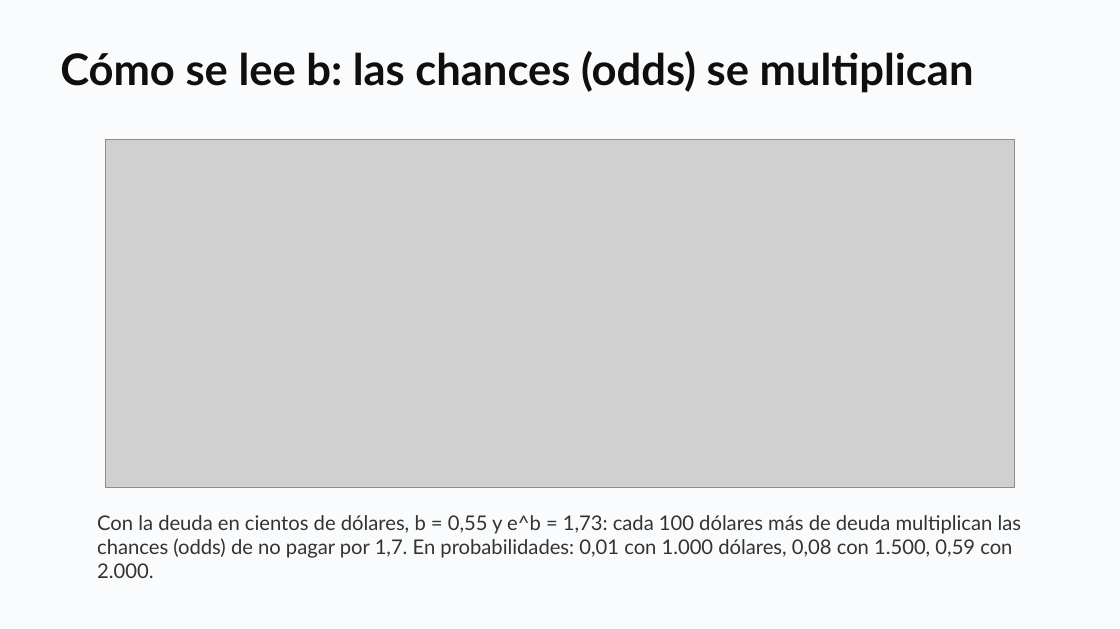
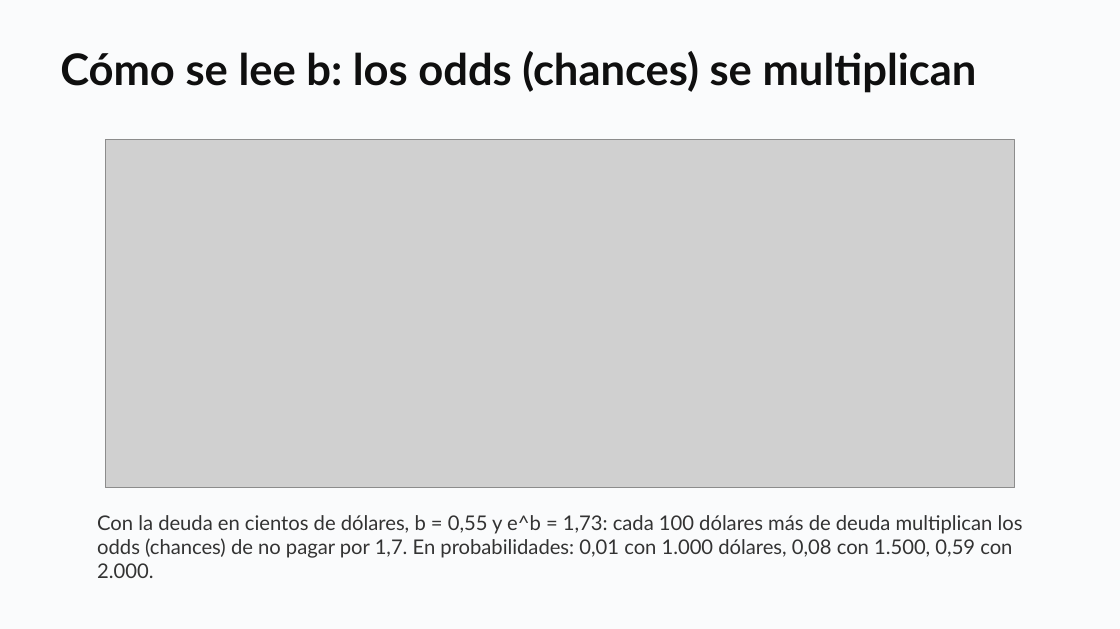
Before and after one commit to daniopitz/diplomado-cdd, a slide deck: slide 18 of presentaciones/clase06_regresion_logistica.pptx. Drawn at 1120x629 pixels with LibreOffice and Linux fonts; fonts in the diff are those of the drawing; grey boxes stand for pictures. Boxes give left, top, right and bottom in pixels: in the first picture for what was removed or moved away, otherwise in the second. Text is boxed around its words. In the diff, an @@ line names an element or a change of style, - is before the commit and + after.

```diff
--- a/presentaciones/clase06_regresion_logistica.pptx
+++ b/presentaciones/clase06_regresion_logistica.pptx
@@ text at box(60, 51, 977, 93): text changed @@
-Cómo se lee b: las chances (odds) se multiplican
+Cómo se lee b: los odds (chances) se multiplican
@@ text at box(97, 515, 1023, 578): text changed @@
-Con la deuda en cientos de dólares, b = 0,55 y e^b = 1,73: cada 100 dólares más de deuda multiplican las chances (odds) de no pagar por 1,7. En probabilidades: 0,01 con 1.000 dólares, 0,08 con 1.500, 0,59 con 2.000.
+Con la deuda en cientos de dólares, b = 0,55 y e^b = 1,73: cada 100 dólares más de deuda multiplican los odds (chances) de no pagar por 1,7. En probabilidades: 0,01 con 1.000 dólares, 0,08 con 1.500, 0,59 con 2.000.
```
Also in this commit, not shown: 8 other slides changed, 5 other files.
